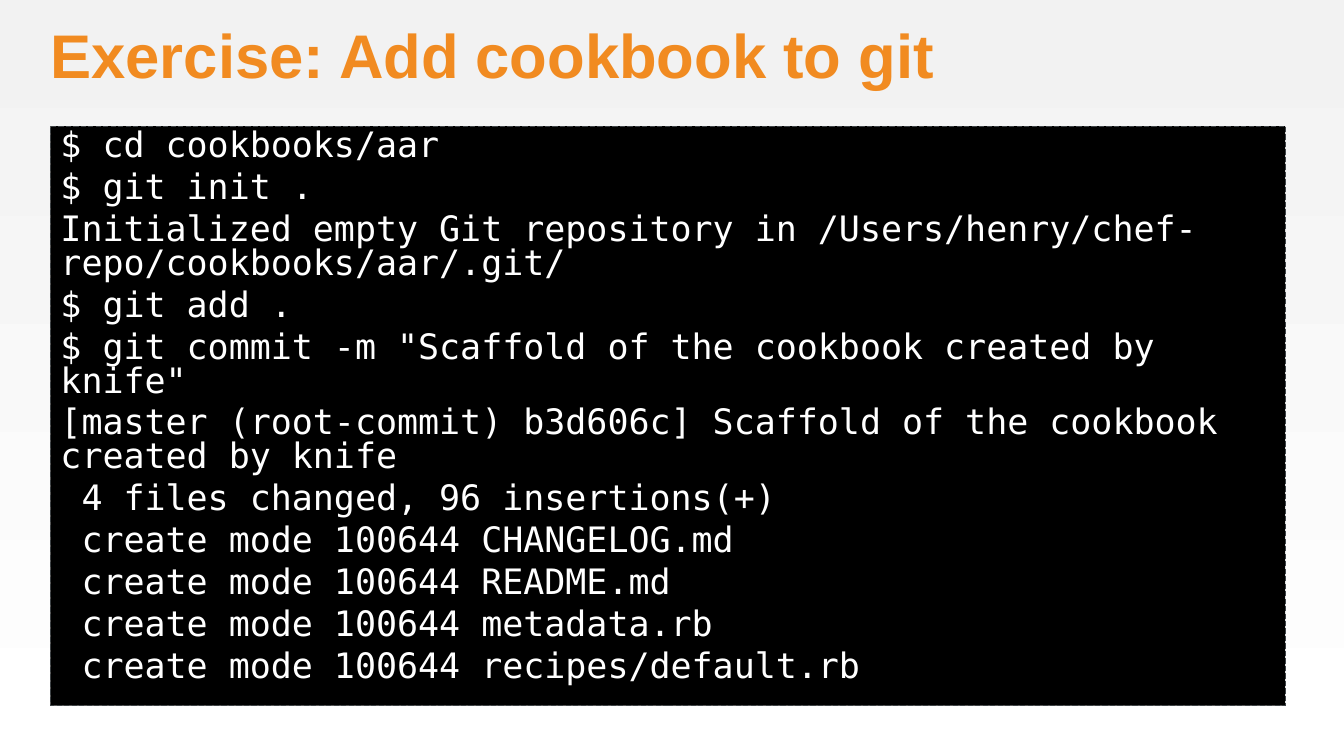
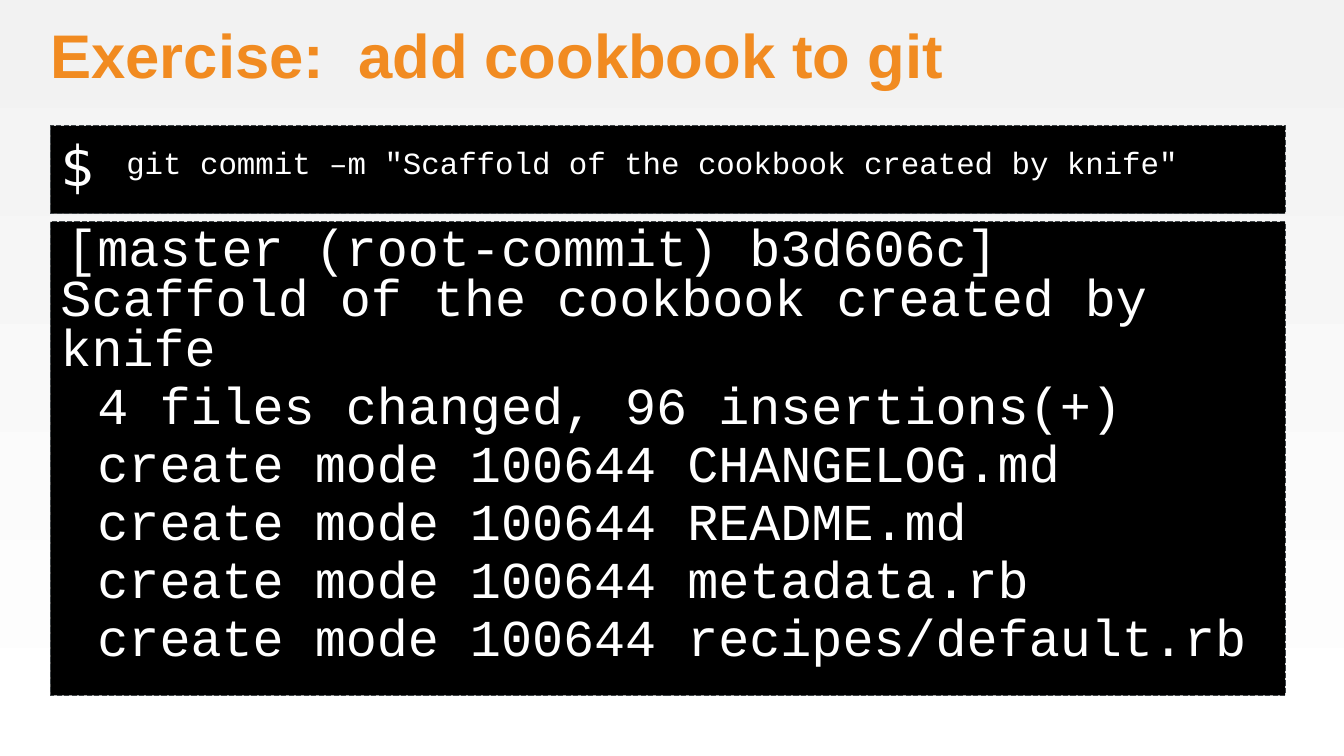
Before and after one commit to chef-training/workshops, a slide deck: slide 23 of Awesome_Appliance_Repair/AwesomeApplicanceRepair.pptx (slide 20 before the commit). Drawn at 1344x756 pixels with LibreOffice and Linux fonts; fonts in the diff are those of the drawing; background and template pictures are left out. Boxes give left, top, right and bottom in pixels: in the first picture for what was removed or moved away, otherwise in the second. Text is boxed around its words. In the diff, an @@ line names an element or a change of style, - is before the commit and + after.

Commit message:
Update the command slides
* Change font and layout
* Break up the multi-step slides into multiple slides

```diff
--- a/Awesome_Appliance_Repair/AwesomeApplicanceRepair.pptx
+++ b/Awesome_Appliance_Repair/AwesomeApplicanceRepair.pptx
@@ title at [50,33,943,90]: text changed @@
-Exercise: Add cookbook to git
+Exercise: add cookbook to git
@@ rectangle added at [50,126,1286,214], fill #000000, outline #3E4346 0.75 pt dashed, 40 pt, text #FFFFFF @@
+$
@@ text at [60,130,1197,394]: paragraphs removed @@
-$ cd cookbooks/aar
-$ git init .
-Initialized empty Git repository in /Users/henry/chef-repo/cookbooks/aar/.git/
-$ git add .
-$ git commit -m "Scaffold of the cookbook created by knife"
@@ text added at [126,151,1178,181], 22 pt, text #FFFFFF @@
+git commit –m "Scaffold of the cookbook created by knife"
@@ text "[master (root-commit) b3d606c] Scaffold of ...": place and size @@
-text "[master (root-commit) b3d606c] Scaffold of ..." at [50,126,1286,706]
+text "[master (root-commit) b3d606c] Scaffold of ..." at [50,222,1286,696]
@@ text "[master (root-commit) b3d606c] Scaffold of ..." at [50,222,1286,696]: size 25 to 37 pt, font DejaVu Sans Mono to Courier New; indent changed @@
```
Also in this commit, not shown: 16 other slides changed, 7 slides added, 1 other file.
